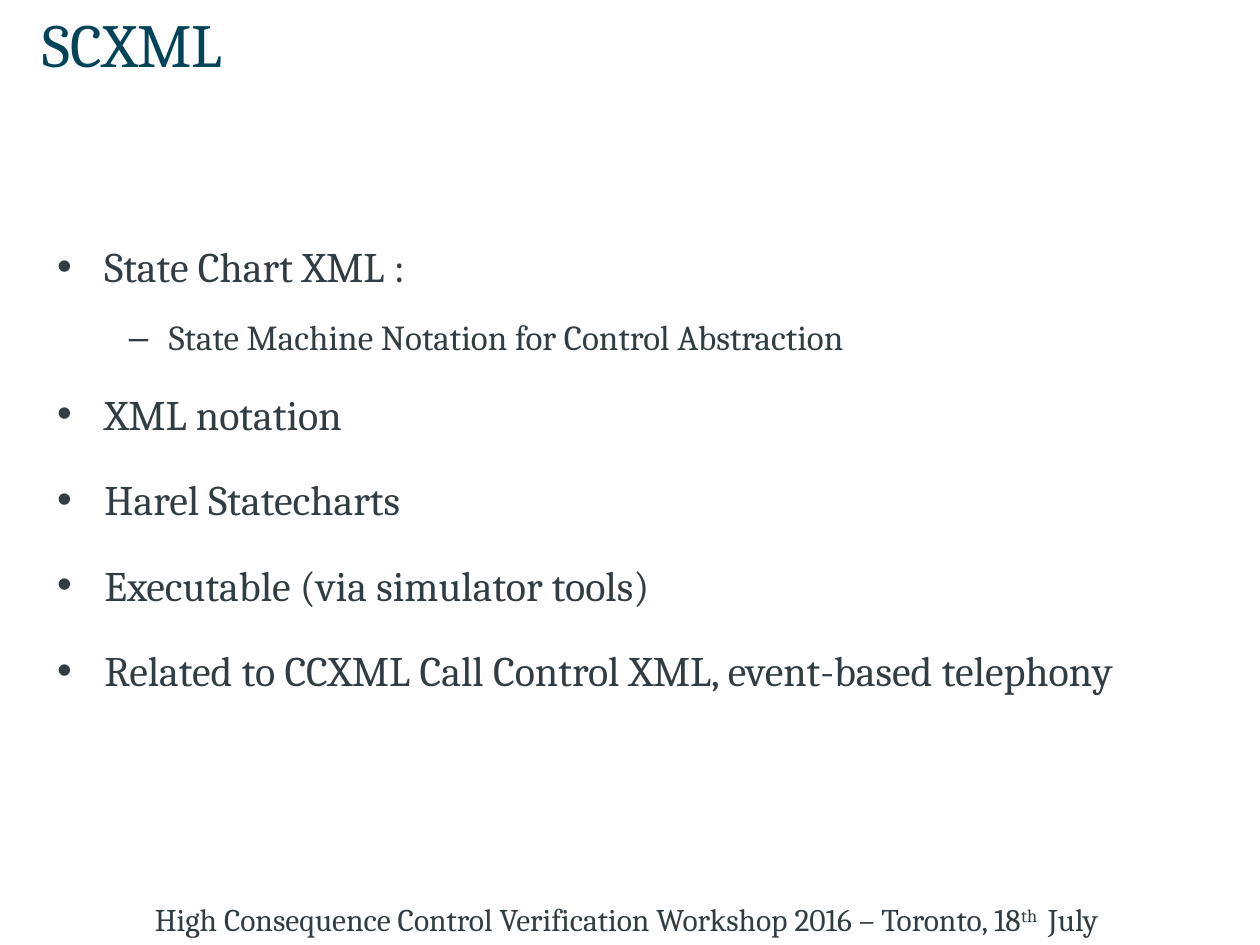
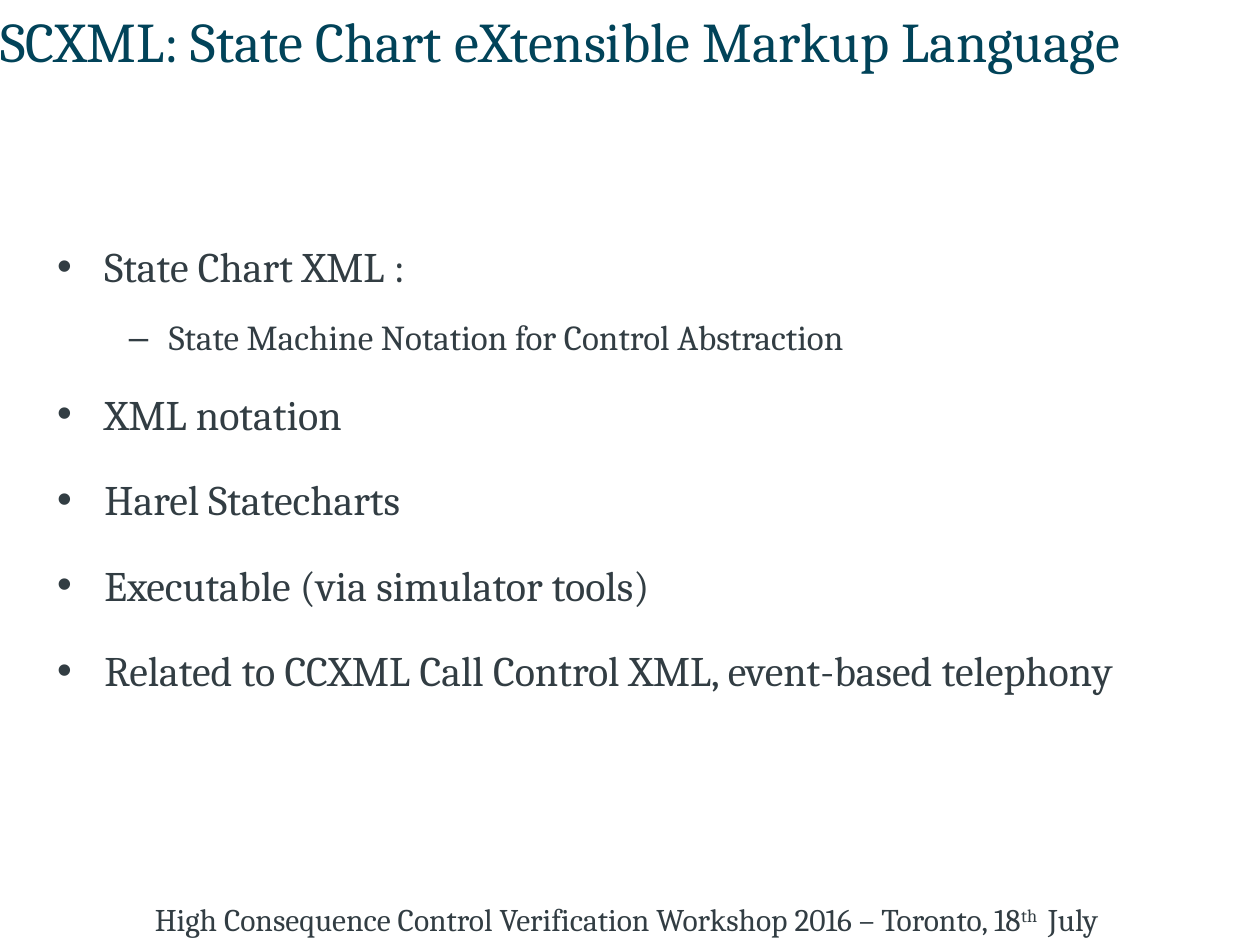
Before and after one commit to kmorris3/rodin_scxml_plugin, a slide deck: slide 4 of talks/CAV2016/CAV_HCVVW16_SCXML.pptx (slide 3 before the commit). Drawn at 1260x945 pixels with LibreOffice and Linux fonts; fonts in the diff are those of the drawing. Boxes give left, top, right and bottom in pixels: in the first picture for what was removed or moved away, otherwise in the second. Text is boxed around its words. In the diff, an @@ line names an element or a change of style, - is before the commit and + after.

```diff
--- a/talks/CAV2016/CAV_HCVVW16_SCXML.pptx
+++ b/talks/CAV2016/CAV_HCVVW16_SCXML.pptx
@@ title at <box>0,23,1120,74</box>: text changed; size 35 to 32 pt @@
-SCXML
+SCXML: State Chart eXtensible Markup Language
```
Also in this commit, not shown: 9 other slides changed, 1 slide added, 7 other files.
